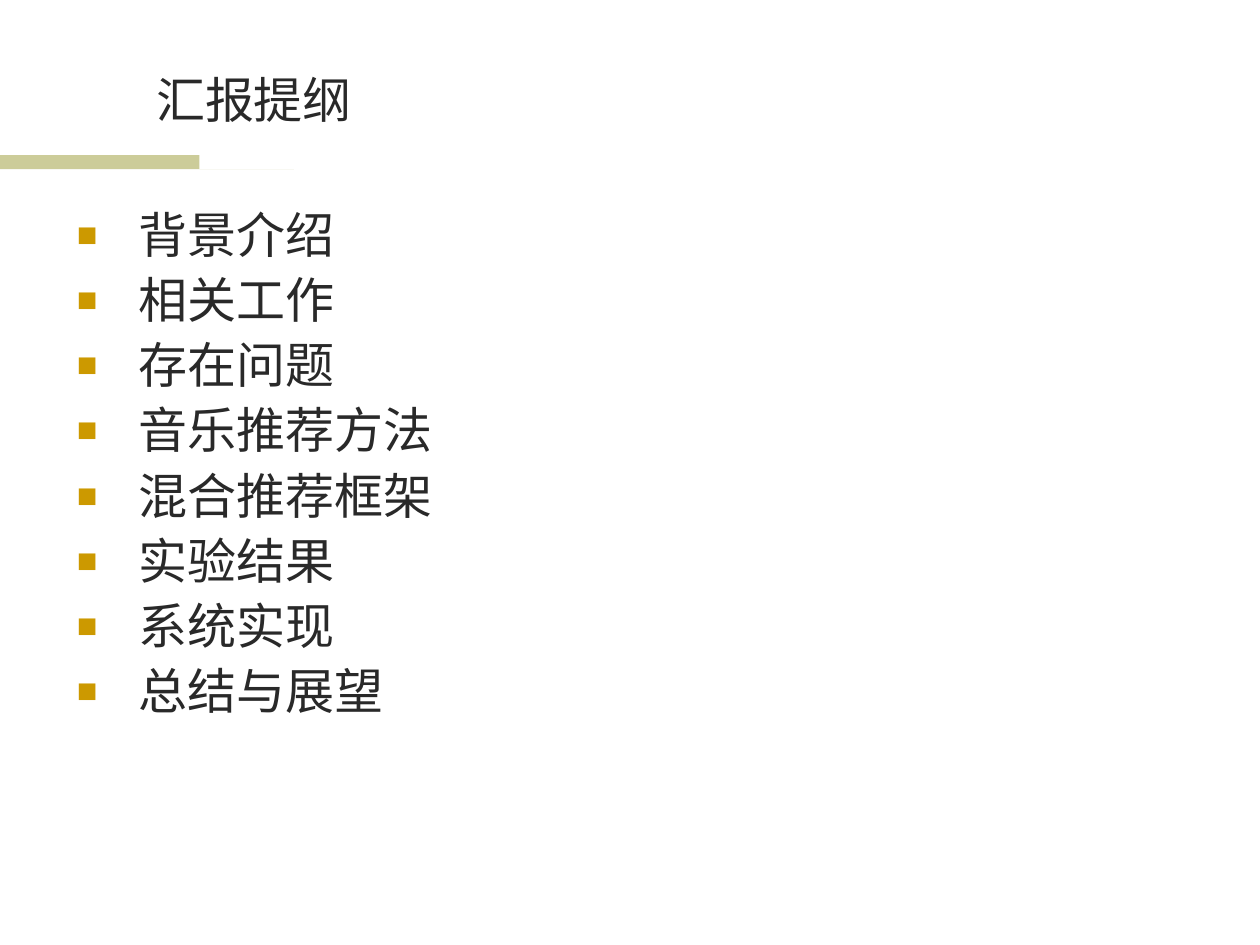
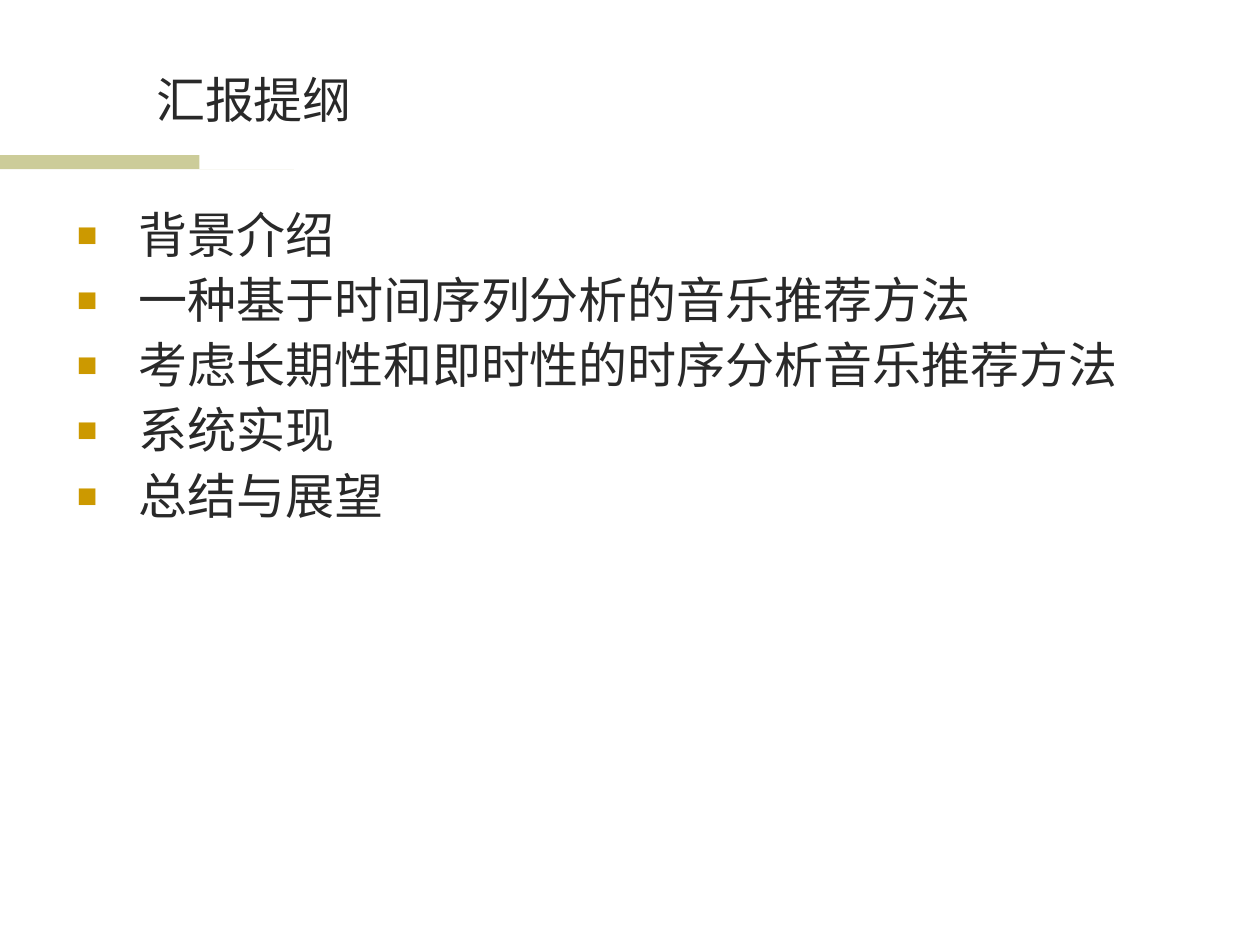
Before and after one commit to wwssttt/NJUThesis, a slide deck: slide 2 of ppt/一种基于时间序列分析的个性化音乐推荐系统及其实现.ppt. Drawn at 1260x945 pixels with LibreOffice and Linux fonts; fonts in the diff are those of the drawing; background and template pictures are left out. Boxes give left, top, right and bottom in pixels: in the first picture for what was removed or moved away, otherwise in the second. Text is boxed around its words. In the diff, an @@ line names an element or a change of style, - is before the commit and + after.

Commit message:
ppt框架

```diff
--- a/ppt/一种基于时间序列分析的个性化音乐推荐系统及其实现.ppt
+++ b/ppt/一种基于时间序列分析的个性化音乐推荐系统及其实现.ppt
@@ text at (139, 276, 1118, 387): text changed @@
-■ 相关工作
-■ 存在问题
-■ 音乐推荐方法
-■ 混合推荐框架
-■ 实验结果
+■ 一种基于时间序列分析的音乐推荐方法
+■ 考虑长期性和即时性的时序分析音乐推荐方法
```
Also in this commit, not shown: 5 other slides changed, 8 slides added, 4 slides removed, 1 other file.
